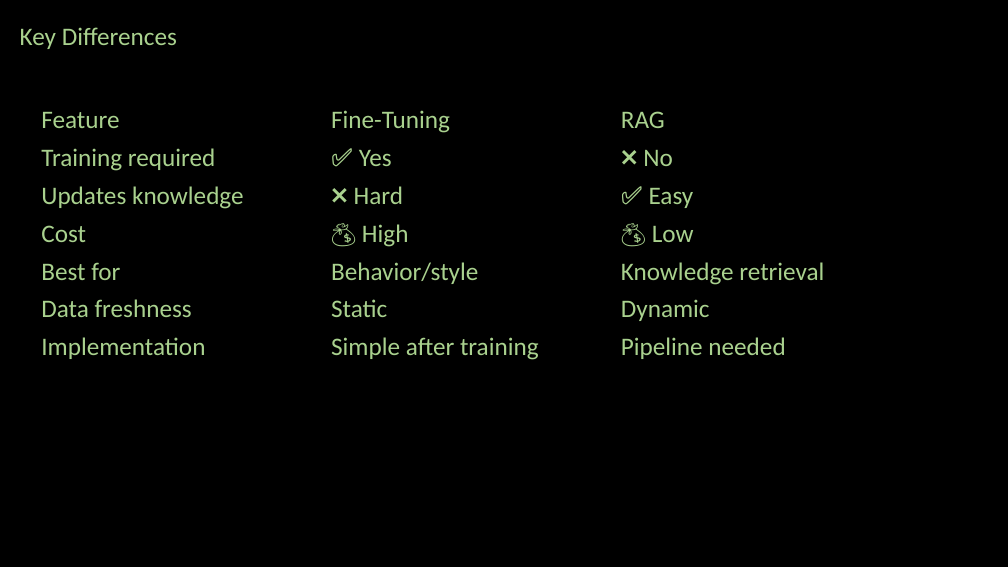
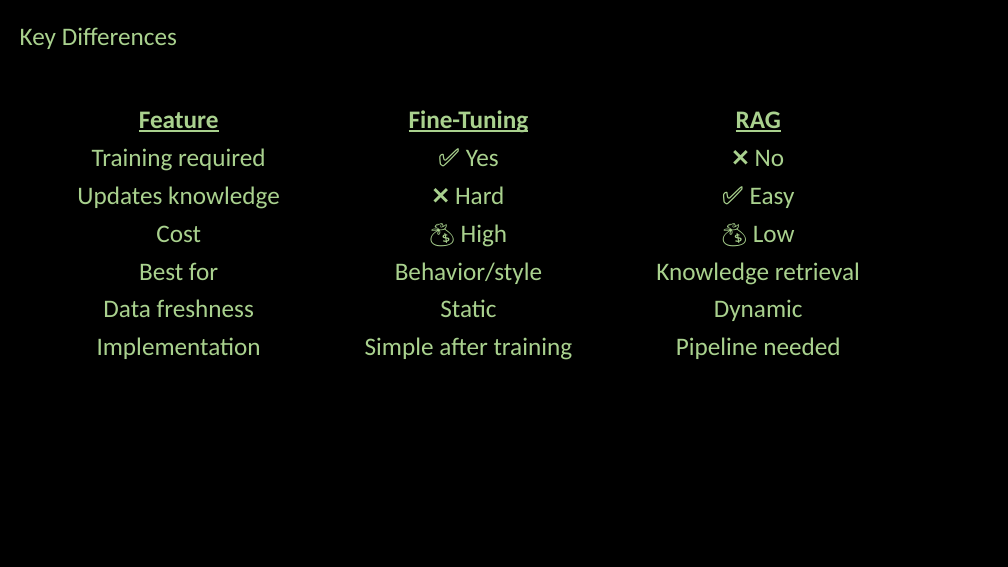
Before and after one commit to ash322ash422/youtube, a slide deck: slide 7 of GenAI/wk4-embedding-vectorDB-SemanticSearch/RAG-1-compare-with-FineTuning.pptx (slide 6 before the commit). Drawn at 1008x567 pixels with LibreOffice and Linux fonts; fonts in the diff are those of the drawing; background and template pictures are left out. Boxes give left, top, right and bottom in pixels: in the first picture for what was removed or moved away, otherwise in the second. Text is boxed around its words. In the diff, an @@ line names an element or a change of style, - is before the commit and + after.

```diff
--- a/GenAI/wk4-embedding-vectorDB-SemanticSearch/RAG-1-compare-with-FineTuning.pptx
+++ b/GenAI/wk4-embedding-vectorDB-SemanticSearch/RAG-1-compare-with-FineTuning.pptx
@@ table at box(34, 101, 903, 366) @@
@@ bold on, underline on in "Feature", "Fine-Tuning", "RAG" @@
@@ alignment left to centre @@
```
Also in this commit, not shown: 5 other slides changed, 1 slide added, 23 other files.
